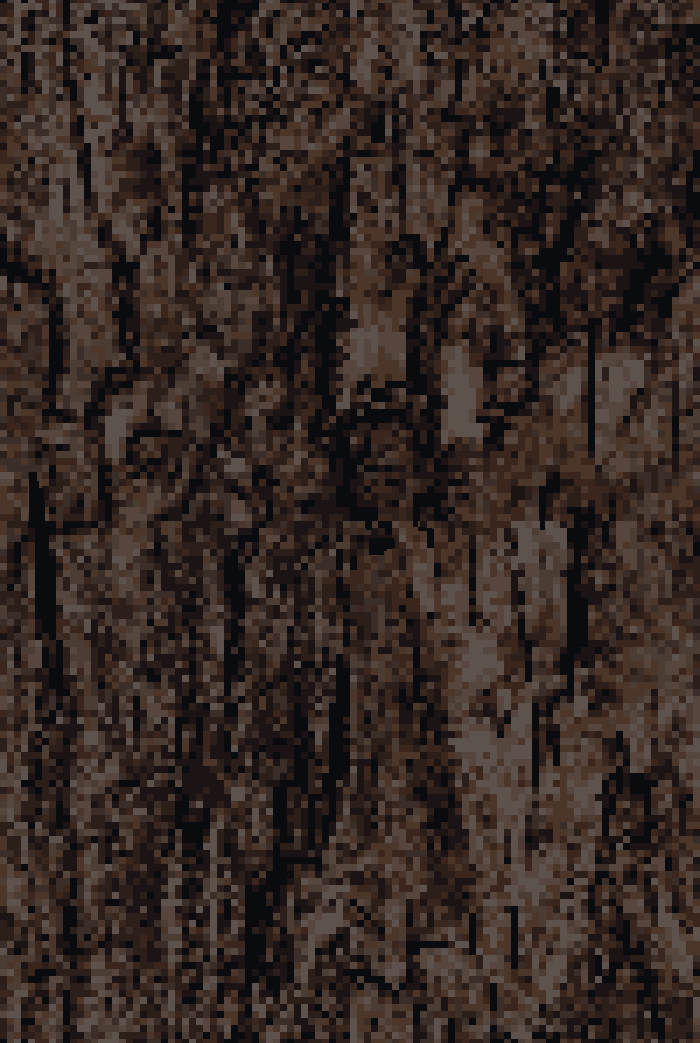
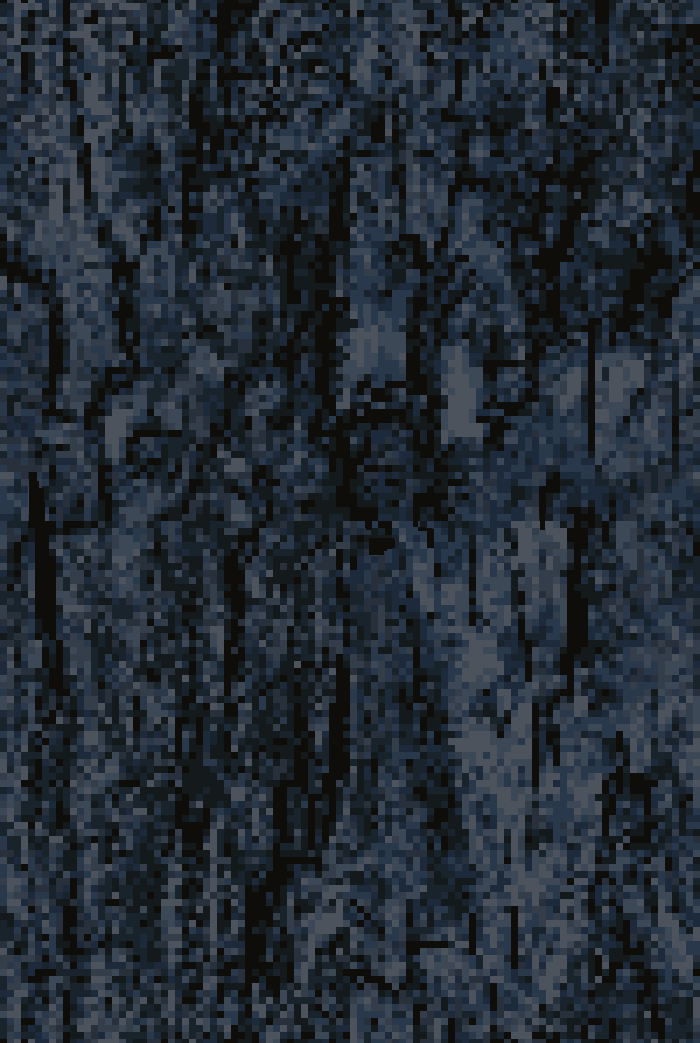
Layers edited between the first and the second 700×1043 image:
pixels changed over [left=0, top=0, right=700, bottom=1043] (layer not identified)
